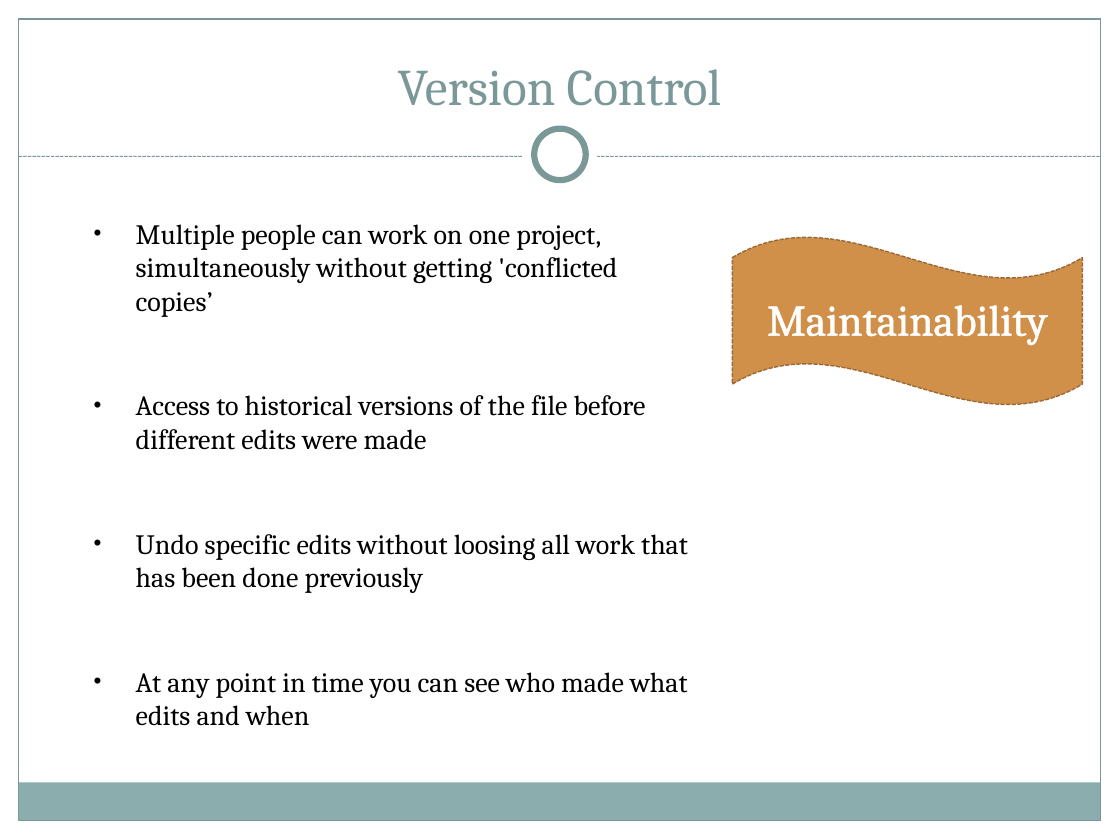
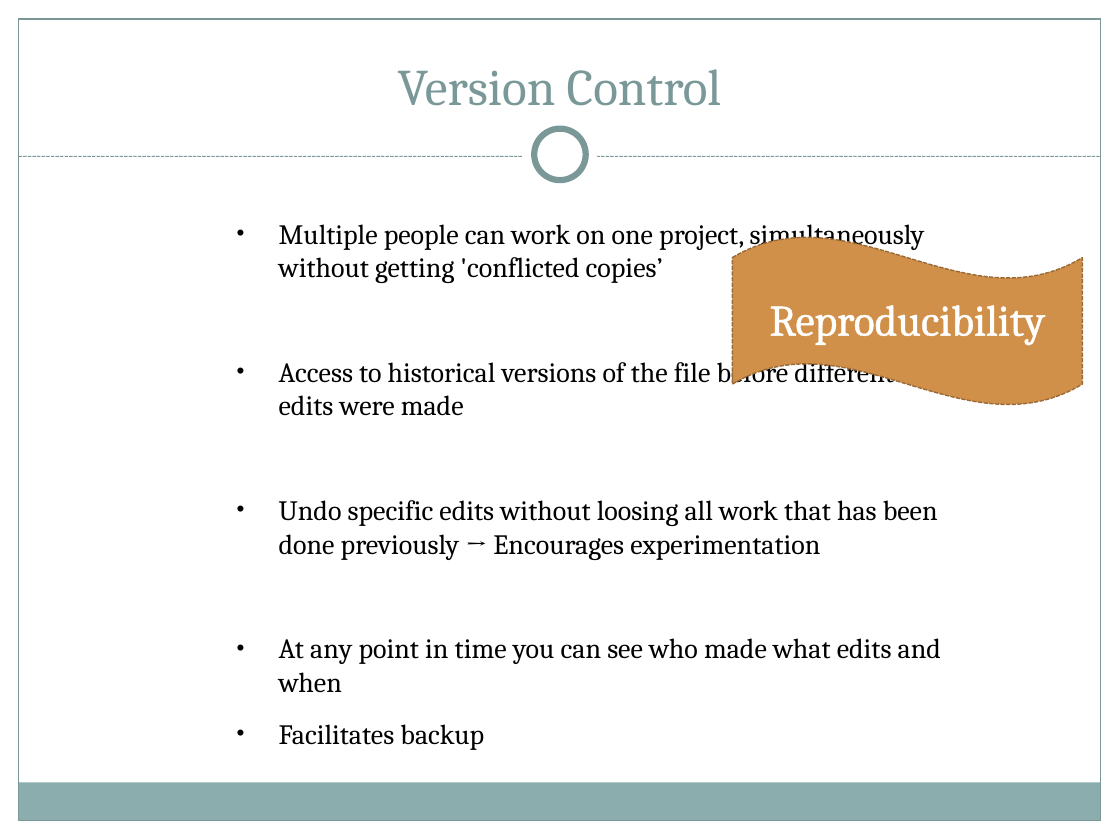
Before and after one commit to roxannebeauclair/RepoWorkFlow, a slide deck: slide 7 of Documents/Presentation Slides/Reproducible reports Delva Group Seminar 29 Feb to 04 March.pptx. Drawn at 1120x840 pixels with LibreOffice and Linux fonts; fonts in the diff are those of the drawing. Boxes give left, top, right and bottom in pixels: in the first picture for what was removed or moved away, otherwise in the second. Text is boxed around its words. In the diff, an @@ line names an element or a change of style, - is before the commit and + after.

```diff
--- a/Documents/Presentation Slides/Reproducible reports Delva Group Seminar 29 Feb to 04 March.pptx
+++ b/Documents/Presentation Slides/Reproducible reports Delva Group Seminar 29 Feb to 04 March.pptx
@@ text "Multiple people can work on ...": place and size @@
-text "Multiple people can work on ..." at [136,224,688,726]
+text "Multiple people can work on ..." at [279,224,941,750]
@@ text at [770,305,1045,346]: text changed @@
-Maintainability
+Reproducibility
@@ text at [279,500,938,560]: text changed @@
-  • Undo specific edits without loosing all work that has been done previously
+  • Undo specific edits without loosing all work that has been done previously → Encourages experimentation
@@ text at [279,724,484,750]: paragraph added @@
+  • Facilitates backup
```
Also in this commit, not shown: 12 other slides changed, 4 slides added, 7 other files.
